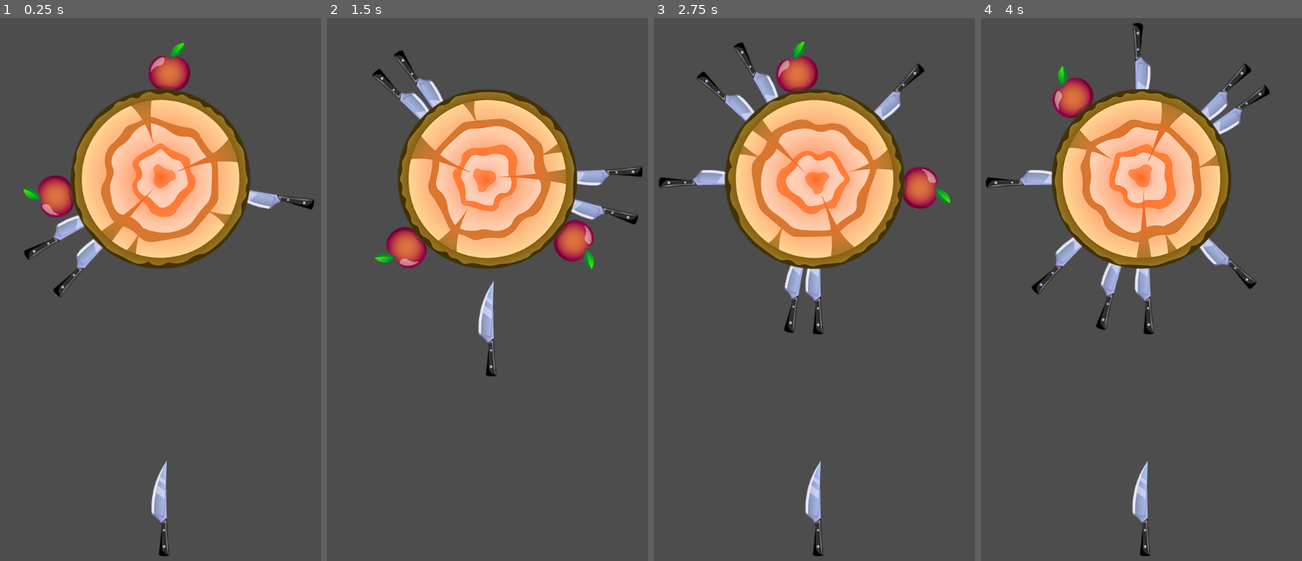
Above: before the commit, frames 1-4 (left to right).
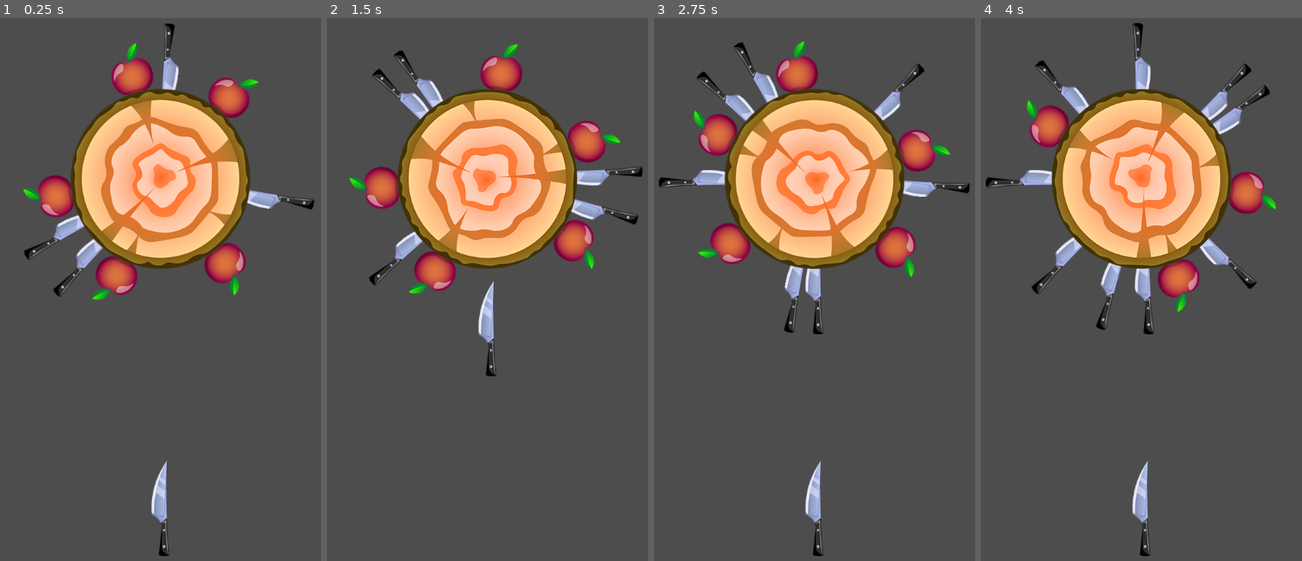
Above: after the commit, the same moments.

Repository: top-it-090304/Spin-Target
Game: Godot game, scene res://scens/game.tscn
Same seed, same stepped clock (60 frames per second), same inputs: the game is played once before the commit and once after it.
Inputs (mouse positions are in pixels of both pictures, inside the frame that each line leads up to):
- Up to frame 1 (0.25 s): no input
- Up to frame 2 (1.5 s): move the mouse to (583, 235) at 0.52 s; click (583, 235) at 0.67 s; move the mouse to (400, 300) at 1.27 s; click (400, 300) at 1.42 s
- Up to frame 3 (2.75 s): move the mouse to (856, 126) at 2.02 s; click (856, 126) at 2.17 s
- Up to frame 4 (4 s): move the mouse to (1119, 398) at 2.77 s; click (1119, 398) at 2.92 s; move the mouse to (1269, 365) at 3.52 s; click (1269, 365) at 3.67 s

The runs differ from the first frame. In frame 1, 3.9% of the frame differs, in the area x 28-81%, y 0-53%; in frame 2, 3.9%; in frame 3, 3.9%; in frame 4, 3.1%.

Commit message:
Пофиксил баг с наложением яблок

Diff:
--- a/spin-target/elements/targets/target/target.gd
+++ b/spin-target/elements/targets/target/target.gd
@@ -5,8 +5,8 @@
 const KNIFE_POSITION := Vector2(0, 180)
 const APPLE_POSITION := Vector2(0, 176)
 const OBJECT_MARGIN := PI / 6
-const APPLE_NUMBER_ON_TARGET = 2
-const KNIFE_NUMBER_ON_TARGET = 3
+const APPLE_NUMBER_ON_TARGET = 5
+const KNIFE_NUMBER_ON_TARGET = 4
 
 var knife_scene : PackedScene = load("res://elements/knife/knife.tscn")
 var apple_scene : PackedScene = load("res://elements/apple/apple.tscn")
@@ -60,6 +60,6 @@
 	for occupied in occupied_rotations:
 		if random_rotation <= occupied + OBJECT_MARGIN / 2.0 and \
 		   random_rotation >= occupied - OBJECT_MARGIN / 2.0:
-			get_free_random_rotation(occupied_rotations, generation_attemps + 1)
+			return get_free_random_rotation(occupied_rotations, generation_attemps + 1)
 
 	return random_rotation
